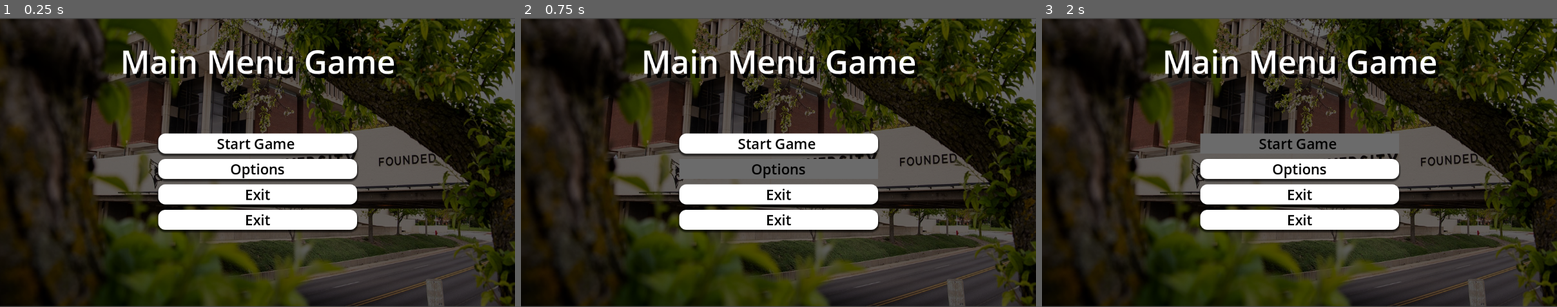
Above: before the commit, frames 1-3 (left to right).
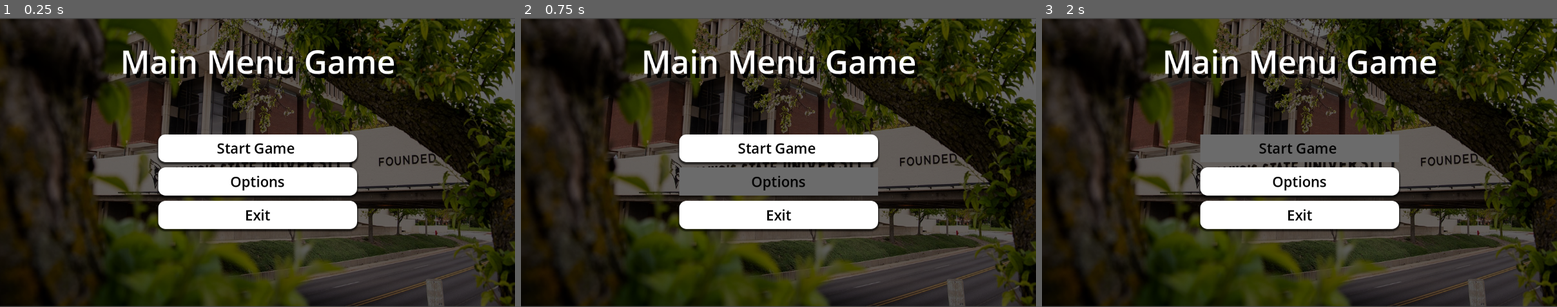
Above: after the commit, the same moments.

Repository: apakula036/practice-menu-style-game
Game: Godot game, scene res://scenes/main_menu.tscn
Two runs of this game, one before a commit and one after it. Both use one fixed random seed, a clock stepped at 60 frames per second and the inputs below.
Inputs:
- Up to frame 1 (0.25 s): no input
- Up to frame 2 (0.75 s): click "Options" at 0.5 s
- Up to frame 3 (2 s): click "Start Game" at 1.25 s

The runs differ from the first frame. In frame 1, 5.0% of the frame differs, in the area x 30-70%, y 39-75%; in frame 2, 5.9%; in frame 3, 4.7%.

Commit message:
added script to make buttons print something

Diff:
--- a/scenes/main_menu.gd
+++ b/scenes/main_menu.gd
@@ -1 +1,13 @@
 extends Control
+
+
+func _on_startgamebutton_pressed() -> void:
+	print("start")
+
+
+func _on_optionsbutton_pressed() -> void:
+	print("options")
+
+
+func _on_quitgamebutton_pressed() -> void:
+	print("quit")
--- a/scenes/main_menu.tscn
+++ b/scenes/main_menu.tscn
@@ -107,20 +107,6 @@
 theme_override_styles/focus = SubResource("StyleBoxEmpty_l6cm7")
 text = "Exit"
 
-[node name="quitgamebutton2" type="Button" parent="VBoxContainer"]
-layout_mode = 2
-size_flags_vertical = 3
-theme_override_colors/font_color = Color(0, 0, 0, 1)
-theme_override_colors/font_focus_color = Color(0, 0, 0, 1)
-theme_override_colors/font_pressed_color = Color(0, 0, 0, 1)
-theme_override_colors/font_hover_color = Color(0, 0, 0, 1)
-theme_override_font_sizes/font_size = 32
-theme_override_styles/normal = SubResource("StyleBoxFlat_vue75")
-theme_override_styles/pressed = SubResource("StyleBoxFlat_l6cm7")
-theme_override_styles/hover = SubResource("StyleBoxFlat_ekxnf")
-theme_override_styles/focus = SubResource("StyleBoxEmpty_l6cm7")
-text = "Exit"
-
 [node name="Main Menu Game" type="Label" parent="."]
 layout_mode = 1
 anchors_preset = 8
@@ -141,3 +127,7 @@
 text = "Main Menu Game"
 horizontal_alignment = 1
 vertical_alignment = 1
+
+[connection signal="pressed" from="VBoxContainer/startgamebutton" to="." method="_on_startgamebutton_pressed"]
+[connection signal="pressed" from="VBoxContainer/optionsbutton" to="." method="_on_optionsbutton_pressed"]
+[connection signal="pressed" from="VBoxContainer/quitgamebutton" to="." method="_on_quitgamebutton_pressed"]
